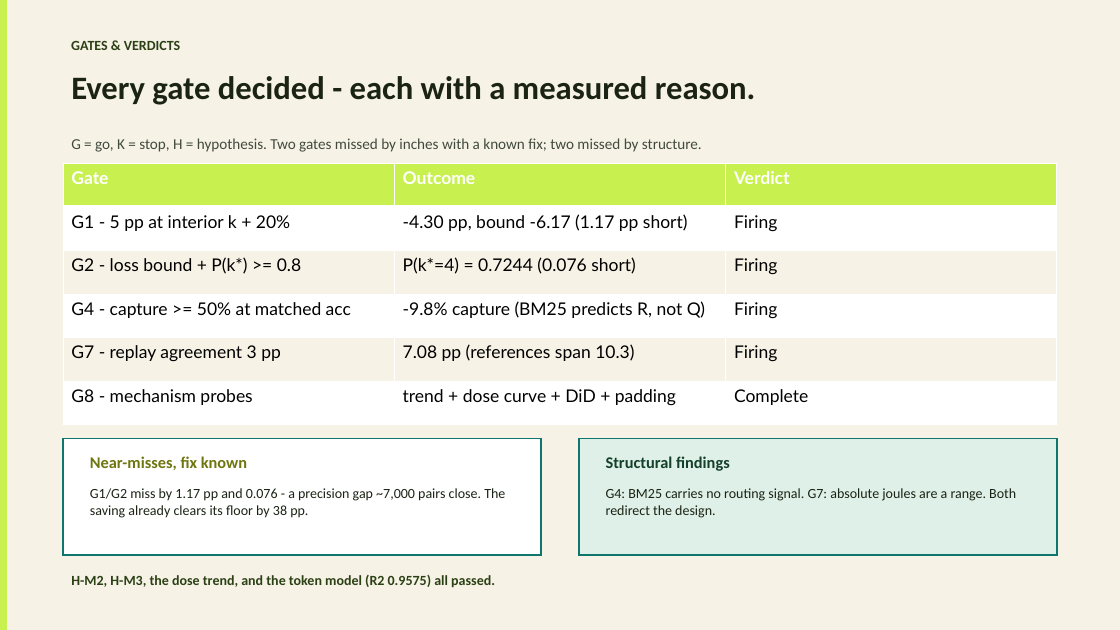
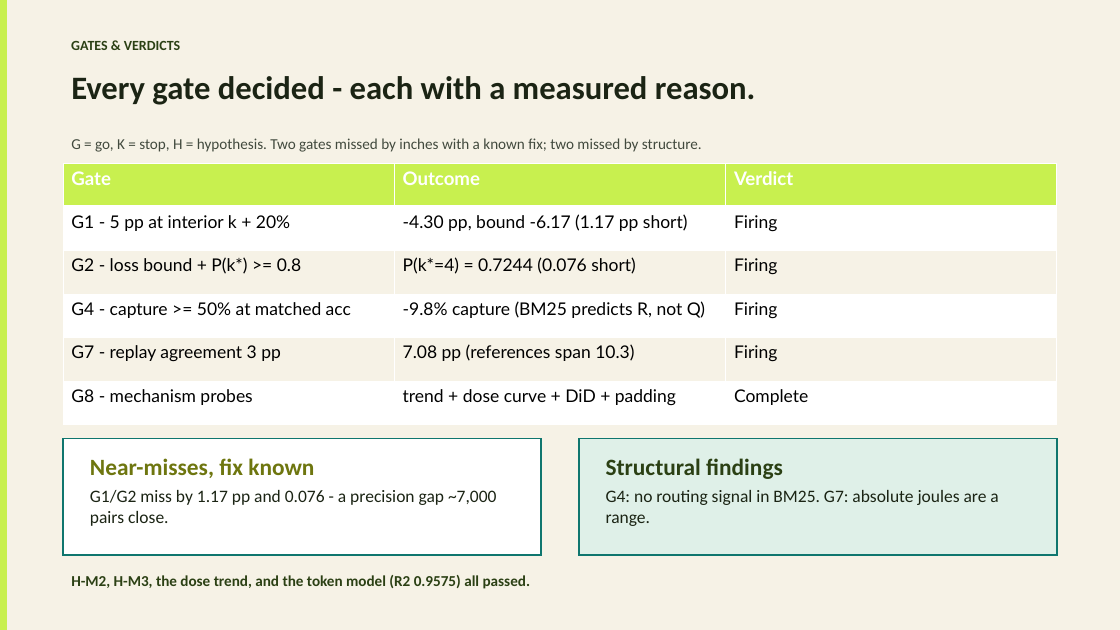
Before and after one commit to Atik203/energy-optimal-rag, a slide deck: slide 10 of ppt_slides/Energy_Methodology_Presentation.pptx. Drawn at 1120x630 pixels with LibreOffice and Linux fonts; fonts in the diff are those of the drawing. Boxes give left, top, right and bottom in pixels: in the first picture for what was removed or moved away, otherwise in the second. Text is boxed around its words. In the diff, an @@ line names an element or a change of style, - is before the commit and + after.

```diff
--- a/ppt_slides/Energy_Methodology_Presentation.pptx
+++ b/ppt_slides/Energy_Methodology_Presentation.pptx
@@ table at <box>63,163,1056,424</box> @@
@@ size 15 to 16 pt in "Gate", "Outcome", "Verdict" @@
@@ text "Near-misses, fix known" at <box>90,458,314,478</box>: size 14 to 20 pt @@
@@ text "Structural findings" at <box>606,458,783,479</box>: size 14 to 20 pt, text colour #14402B to #2B4014 @@
@@ text at <box>90,490,496,526</box>: text changed; size 12 to 15 pt @@
-G1/G2 miss by 1.17 pp and 0.076 - a precision gap ~7,000 pairs close. The saving already clears its floor by 38 pp.
+G1/G2 miss by 1.17 pp and 0.076 - a precision gap ~7,000 pairs close.
@@ text at <box>606,490,998,526</box>: text changed; size 12 to 15 pt @@
-G4: BM25 carries no routing signal. G7: absolute joules are a range. Both redirect the design.
+G4: no routing signal in BM25. G7: absolute joules are a range.
@@ text "H-M2, H-M3, the dose trend, ..." at <box>71,575,530,589</box>: size 12 to 13 pt @@
```
Also in this commit, not shown: 9 other slides changed.
